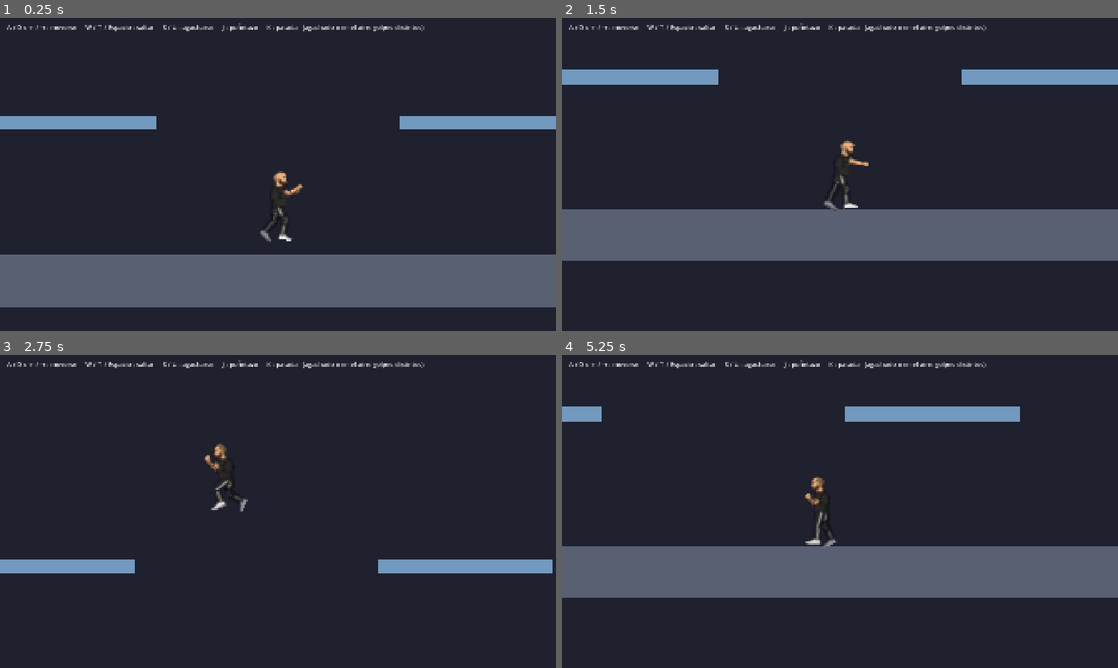
Above: before the commit, frames 1-4 (two rows, left to right).
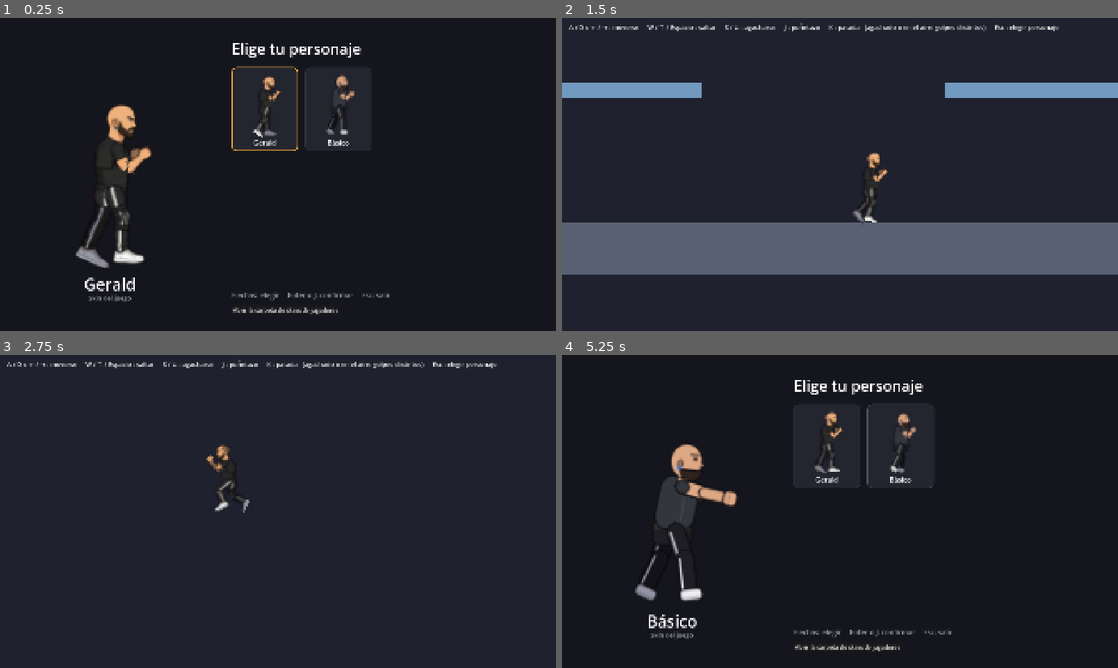
Above: after the commit, the same moments.

Repository: Hatecat/brawltopia
Game: Godot game, scene res://scenes/ui/character_select.tscn
Two runs of this game, one before a commit and one after it. Both use one fixed random seed, a clock stepped at 60 frames per second and the inputs below. Before the commit the project starts from res://scenes/main.tscn.
Inputs (mouse positions are in pixels of both pictures, inside the frame that each line leads up to):
- Up to frame 1 (0.25 s): no input
- Up to frame 2 (1.5 s): click (828, 108) at 0.5 s, where only the run after the commit has a clickable "Gerald"; move the mouse to (962, 158) at 1.27 s; hold D (move_right) from 1.28 s (still down); hold J (punch) from 1.28 s (still down)
- Up to frame 3 (2.75 s): tap W (jump) at 1.52, 2.27 s; move the mouse to (166, 527) at 2.02 s; release D (move_right) at 2.03 s; release J (punch) at 2.03 s; hold A (move_left) from 2.03 s (still down); tap S (crouch) at 2.1 s; tap J (punch) at 2.3 s
- Up to frame 4 (5.25 s): move the mouse to (895, 442) at 2.77 s; release A (move_left) at 2.78 s; hold J (punch) 2.78-3.53 s; hold D (move_right) 2.78-4.28 s; tap K (kick) at 2.85 s; move the mouse to (812, 574) at 3.52 s; tap J (punch) at 3.6 s; tap W (jump) at 3.77, 4.52 s; move the mouse to (1006, 558) at 4.27 s; hold A (move_left) 4.28-5 s; hold J (punch) 4.28-5 s; tap Escape (ui_cancel) at 4.9 s; click (901, 445) at 5 s, where only the run after the commit has a clickable "Básico"

The runs differ from the first frame. In frame 1, 23% of the frame differs, in the area x 0-100%, y 1-95%; in frame 2, 14%; in frame 3, 3.0%; in frame 4, 22%.

Commit message:
Pantalla de selección de personaje
- SkinLibrary: lista las skins del juego (res://assets/characters/skins)
  y las de los jugadores (user://skins); una carpeta cuenta si tiene
  head.png. Nombre desde skin.json; "default" aparece al final como Básico.
- Pantalla "Elige tu personaje" (escena inicial): una tarjeta por skin con
  el personaje animado (la seleccionada camina), vista grande del
  personaje elegido, teclado (flechas, Enter/J) y mouse, y botón para
  abrir la carpeta de skins de jugadores.
- GameState (autoload): recuerda la skin elegida entre escenas.
- La pelea aplica la skin elegida; Esc vuelve a la selección con la
  última elección marcada.

Co-Authored-By: Claude Opus 5.5 <noreply@anthropic.com>
Claude-Session: https://claude.ai/code/session_01AxPkkTdBkP8xXpUziutC73

Diff:
--- a/project.godot
+++ b/project.godot
@@ -16,8 +16,12 @@
 
 config/name="Brawltopia"
 config/description="Prototipo de juego de lucha 2D - Etapa 1: movimiento y plataformas."
-run/main_scene="res://scenes/main.tscn"
+run/main_scene="res://scenes/ui/character_select.tscn"
 config/features=PackedStringArray("4.7", "GL Compatibility")
+
+[autoload]
+
+GameState="*res://scripts/game_state.gd"
 
 [display]
 
--- a/scenes/main.tscn
+++ b/scenes/main.tscn
@@ -29,4 +29,4 @@
 offset_right = 1896.0
 offset_bottom = 52.0
 theme_override_font_sizes/font_size = 22
-text = "A / D o ← / → : moverse     W / ↑ / Espacio : saltar     S / ↓ : agacharse     J : puñetazo     K : patada   (agachado o en el aire: golpes distintos)"
+text = "A / D o ← / → : moverse     W / ↑ / Espacio : saltar     S / ↓ : agacharse     J : puñetazo     K : patada   (agachado o en el aire: golpes distintos)     Esc : elegir personaje"
--- /dev/null
+++ b/scenes/ui/character_select.tscn
@@ -0,0 +1,12 @@
+[gd_scene load_steps=2 format=3]
+
+[ext_resource type="Script" path="res://scripts/ui/character_select.gd" id="1_select"]
+
+[node name="CharacterSelect" type="Control"]
+layout_mode = 3
+anchors_preset = 15
+anchor_right = 1.0
+anchor_bottom = 1.0
+grow_horizontal = 2
+grow_vertical = 2
+script = ExtResource("1_select")
--- /dev/null
+++ b/scripts/game_state.gd
@@ -0,0 +1,27 @@
+extends Node
+## Estado global del juego (autoload "GameState"): sobrevive al cambiar de escena.
+##
+## Por ahora guarda qué personaje eligió el jugador. Más adelante: modo de juego,
+## escenario, cantidad de jugadores, etc.
+
+## Escena de la pantalla de selección y de la pelea.
+const CHARACTER_SELECT_SCENE := "res://scenes/ui/character_select.tscn"
+const FIGHT_SCENE := "res://scenes/main.tscn"
+
+## Carpeta de la skin elegida. Vacío = la que traiga el jugador por defecto.
+var selected_skin_path: String = ""
+## Nombre para mostrar de la skin elegida.
+var selected_skin_name: String = ""
+
+
+func choose_skin(path: String, display_name: String) -> void:
+	selected_skin_path = path
+	selected_skin_name = display_name
+
+
+func go_to_fight() -> void:
+	get_tree().change_scene_to_file(FIGHT_SCENE)
+
+
+func go_to_character_select() -> void:
+	get_tree().change_scene_to_file(CHARACTER_SELECT_SCENE)
--- a/scripts/main.gd
+++ b/scripts/main.gd
@@ -1,8 +1,9 @@
 extends Node2D
-## Escena principal: une el escenario y el jugador.
+## Escena de pelea: une el escenario, el jugador y la cámara.
 ##
-## Por ahora solo hace una cosa: si el jugador cae fuera del escenario,
-## lo devuelve al punto de aparición. Así puedes probar sin reiniciar.
+## - Viste al jugador con la skin elegida en la pantalla de selección (GameState).
+## - Si el jugador cae fuera del escenario, lo devuelve al punto de aparición.
+## - Esc vuelve a la pantalla de selección de personaje.
 
 ## Si el jugador baja de esta altura (px), reaparece.
 @export var fall_limit_y: float = 1000.0
@@ -12,7 +13,14 @@
 
 
 func _ready() -> void:
+	if GameState.selected_skin_path != "" and player.visual and player.visual.has_method("load_skin"):
+		player.visual.load_skin(GameState.selected_skin_path)
 	_respawn_player()
+
+
+func _unhandled_input(event: InputEvent) -> void:
+	if event.is_action_pressed("ui_cancel"):
+		GameState.go_to_character_select()
 
 
 func _physics_process(_delta: float) -> void:
--- /dev/null
+++ b/scripts/skins/skin_library.gd
@@ -0,0 +1,61 @@
+class_name SkinLibrary
+extends RefCounted
+## Catálogo de skins disponibles: las del juego y las que agregan los jugadores.
+##
+## Una carpeta cuenta como skin si tiene al menos head.png. El nombre que se muestra
+## es el "name" de su skin.json o, si no tiene, el nombre de la carpeta.
+
+## Skins incluidas en el juego.
+const GAME_SKINS_DIR := "res://assets/characters/skins"
+## Skins de los jugadores (carpeta de datos del usuario; se crea si no existe).
+const USER_SKINS_DIR := "user://skins"
+## La skin "default" son las piezas provisorias: se lista al final como "Básico".
+const DEFAULT_ID := "default"
+
+
+## Lista de skins: [{"id", "name", "path", "source": "game" | "user"}], ordenadas por nombre.
+static func list_skins() -> Array:
+	var skins: Array = []
+	for source in [["game", GAME_SKINS_DIR], ["user", USER_SKINS_DIR]]:
+		var dir_path: String = source[1]
+		if source[0] == "user":
+			DirAccess.make_dir_recursive_absolute(dir_path)
+		for folder in DirAccess.get_directories_at(dir_path):
+			var path := dir_path.path_join(folder)
+			if not _has_part(path, "head"):
+				continue
+			skins.append({
+				"id": folder,
+				"name": _display_name(path, folder),
+				"path": path,
+				"source": source[0],
+			})
+	skins.sort_custom(func(a, b):
+		if (a["id"] == DEFAULT_ID) != (b["id"] == DEFAULT_ID):
+			return b["id"] == DEFAULT_ID   # "Básico" al final
+		return a["name"].naturalnocasecmp_to(b["name"]) < 0)
+	return skins
+
+
+## Ruta absoluta de la carpeta de skins de los jugadores (para mostrarla o abrirla).
+static func user_skins_folder() -> String:
+	DirAccess.make_dir_recursive_absolute(USER_SKINS_DIR)
+	return ProjectSettings.globalize_path(USER_SKINS_DIR)
+
+
+static func _has_part(dir: String, part: String) -> bool:
+	var path := dir.path_join(part + ".png")
+	if dir.begins_with("res://"):
+		return ResourceLoader.exists(path)   # en el juego exportado las imágenes están importadas
+	return FileAccess.file_exists(path)
+
+
+static func _display_name(dir: String, folder: String) -> String:
+	if folder == DEFAULT_ID:
+		return "Básico"
+	var meta_path := dir.path_join("skin.json")
+	if FileAccess.file_exists(meta_path):
+		var data = JSON.parse_string(FileAccess.get_file_as_string(meta_path))
+		if data is Dictionary and str(data.get("name", "")).strip_edges() != "":
+			return str(data["name"]).strip_edges().capitalize()
+	return folder.capitalize()
--- /dev/null
+++ b/scripts/ui/character_select.gd
@@ -0,0 +1,183 @@
+extends Control
+## Pantalla "Elige tu personaje".
+##
+## Lee las skins disponibles (SkinLibrary): las del juego y las de la carpeta del jugador.
+## Muestra una tarjeta por skin con el personaje animado y, a la izquierda, una vista
+## grande del que está seleccionado. Se maneja con teclado (flechas + Enter o J) o mouse.
+
+const RIG_VISUAL := preload("res://scenes/characters/visuals/rig_visual.tscn")
+
+const BG := Color("15161d")
+const CARD := Color("23252f")
+const CARD_BORDER := Color("2f3240")
+const CARD_HOVER := Color("4a4f66")
+const ACCENT := Color("f2a33a")
+const TEXT_MUTED := Color(1, 1, 1, 0.55)
+
+const CARD_SIZE := Vector2(230, 290)
+const CARD_PREVIEW_SCALE := 2.6
+const BIG_PREVIEW_SCALE := 7.0
+
+var _skins: Array = []
+var _cards: Array[Button] = []
+var _card_visuals: Array = []
+var _big_preview
+var _name_label: Label
+var _source_label: Label
+var _confirming := false
+
+
+func _ready() -> void:
+	set_anchors_preset(Control.PRESET_FULL_RECT)
+	_skins = SkinLibrary.list_skins()
+	_build()
+	if _cards.is_empty():
+		return
+	# Enfocar la skin elegida antes (si se vuelve desde la pelea) o la primera.
+	var start := 0
+	for i in _skins.size():
+		if _skins[i]["path"] == GameState.selected_skin_path:
+			start = i
+	_cards[start].grab_focus()
+
+
+func _unhandled_input(event: InputEvent) -> void:
+	if _confirming:
+		return
+	if event.is_action_pressed("punch"):
+		# J también confirma (además de Enter / Espacio).
+		var focused := get_viewport().gui_get_focus_owner()
+		if focused in _cards:
+			_confirm(_cards.find(focused))
+		get_viewport().set_input_as_handled()
+	elif event.is_action_pressed("ui_cancel"):
+		get_tree().quit()
+
+
+func _build() -> void:
+	var bg := ColorRect.new()
+	bg.color = BG
+	bg.set_anchors_preset(Control.PRESET_FULL_RECT)
+	add_child(bg)
+
+	# --- Vista grande (izquierda) ---
+	var floor_line := ColorRect.new()
+	floor_line.color = CARD_BORDER
+	floor_line.position = Vector2(80, 860)
+	floor_line.size = Vector2(600, 4)
+	add_child(floor_line)
+
+	_name_label = _label("", 56, Vector2(80, 880), Vector2(600, 70))
+	_name_label.horizontal_alignment = HORIZONTAL_ALIGNMENT_CENTER
+	_source_label = _label("", 22, Vector2(80, 950), Vector2(600, 32), TEXT_MUTED)
+	_source_label.horizontal_alignment = HORIZONTAL_ALIGNMENT_CENTER
+
+	# --- Lista de personajes (derecha) ---
+	_label("Elige tu personaje", 52, Vector2(800, 70), Vector2(1000, 70))
+
+	if _skins.is_empty():
+		_label("No hay skins. Agrega una carpeta con head.png, body.png, arm.png y leg.png en:\n" +
+			SkinLibrary.user_skins_folder(), 26, Vector2(800, 180), Vector2(1040, 200), TEXT_MUTED)
+		return
+
+	var grid := GridContainer.new()
+	grid.columns = 4
+	grid.position = Vector2(800, 170)
+	grid.add_theme_constant_override("h_separation", 24)
+	grid.add_theme_constant_override("v_separation", 24)
+	add_child(grid)
+
+	for i in _skins.size():
+		var card := _make_card(_skins[i])
+		grid.add_child(card)
+		card.focus_entered.connect(_on_card_focused.bind(i))
+		card.mouse_entered.connect(card.grab_focus)
+		card.pressed.connect(_confirm.bind(i))
+		_cards.append(card)
+
+	_big_preview = RIG_VISUAL.instantiate()
+	_big_preview.position = Vector2(380, 858)
+	_big_preview.scale = Vector2.ONE * BIG_PREVIEW_SCALE
+	_big_preview.skin_path = _skins[0]["path"]
+	add_child(_big_preview)
+
+	# --- Ayuda (abajo) ---
+	_label("Flechas: elegir     Enter o J: confirmar     Esc: salir", 24, Vector2(800, 940), Vector2(1040, 36), TEXT_MUTED)
+	var folder_button := Button.new()
+	folder_button.text = "Abrir la carpeta de skins de jugadores"
+	folder_button.focus_mode = Control.FOCUS_NONE
+	folder_button.position = Vector2(800, 990)
+	folder_button.add_theme_font_size_override("font_size", 20)
+	folder_button.pressed.connect(func(): OS.shell_open(SkinLibrary.user_skins_folder()))
+	add_child(folder_button)
+
+
+func _make_card(skin: Dictionary) -> Button:
+	var card := Button.new()
+	card.custom_minimum_size = CARD_SIZE
+	card.add_theme_stylebox_override("normal", _card_style(CARD, CARD_BORDER, 2))
+	card.add_theme_stylebox_override("hover", _card_style(CARD, CARD_HOVER, 2))
+	card.add_theme_stylebox_override("pressed", _card_style(Color("2b2e3a"), ACCENT, 4))
+	card.add_theme_stylebox_override("focus", _card_style(Color(0, 0, 0, 0), ACCENT, 4))
+
+	var visual = RIG_VISUAL.instantiate()
+	visual.skin_path = skin["path"]
+	visual.position = Vector2(CARD_SIZE.x / 2.0, 236)
+	visual.scale = Vector2.ONE * CARD_PREVIEW_SCALE
+	card.add_child(visual)
+	_card_visuals.append(visual)
+
+	var name_label := Label.new()
+	name_label.text = skin["name"]
+	name_label.position = Vector2(0, 244)
+	name_label.size = Vector2(CARD_SIZE.x, 36)
+	name_label.horizontal_alignment = HORIZONTAL_ALIGNMENT_CENTER
+	name_label.add_theme_font_size_override("font_size", 24)
+	name_label.mouse_filter = Control.MOUSE_FILTER_IGNORE
+	card.add_child(name_label)
+	return card
+
+
+func _on_card_focused(index: int) -> void:
+	if _confirming:
+		return
+	var skin: Dictionary = _skins[index]
+	_name_label.text = skin["name"]
+	_source_label.text = "Skin del juego" if skin["source"] == "game" else "Tu skin"
+	_big_preview.load_skin(skin["path"])
+	_big_preview.play_animation(&"idle", true)
+	# La tarjeta elegida camina; las demás quedan quietas.
+	for i in _card_visuals.size():
+		_card_visuals[i].play_animation(&"walk" if i == index else &"idle")
+
+
+func _confirm(index: int) -> void:
+	if _confirming:
+		return
+	_confirming = true
+	var skin: Dictionary = _skins[index]
+	GameState.choose_skin(skin["path"], skin["name"])
+	_big_preview.play_animation(&"punch", true)
+	await get_tree().create_timer(0.45).timeout
+	GameState.go_to_fight()
+
+
+func _label(text: String, font_size: int, pos: Vector2, size: Vector2, color := Color.WHITE) -> Label:
+	var label := Label.new()
+	label.text = text
+	label.position = pos
+	label.size = size
+	label.autowrap_mode = TextServer.AUTOWRAP_WORD_SMART
+	label.add_theme_font_size_override("font_size", font_size)
+	label.add_theme_color_override("font_color", color)
+	add_child(label)
+	return label
+
+
+static func _card_style(bg: Color, border: Color, width: int) -> StyleBoxFlat:
+	var style := StyleBoxFlat.new()
+	style.bg_color = bg
+	style.border_color = border
+	style.set_border_width_all(width)
+	style.set_corner_radius_all(16)
+	return style
Not shown, added: scripts/game_state.gd.uid
Not shown, added: scripts/skins/skin_library.gd.uid
Not shown, added: scripts/ui/character_select.gd.uid
Not shown, changed: README.md
